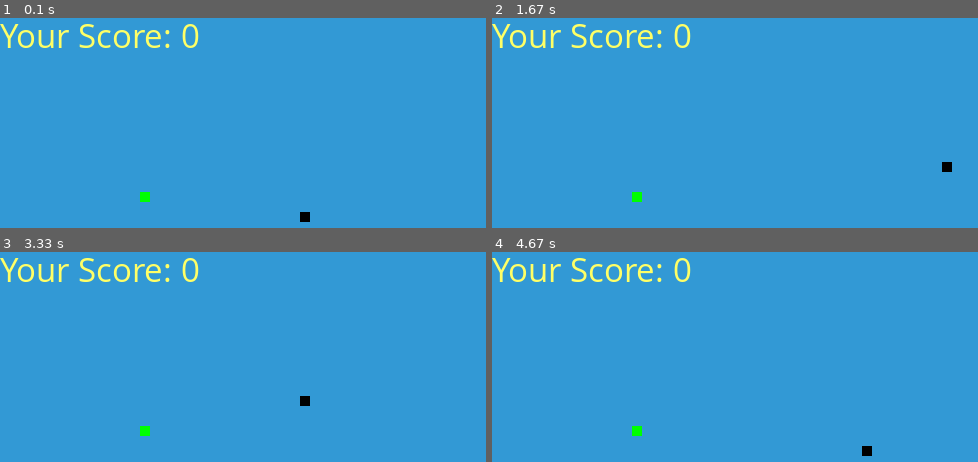
Above: before the commit, frames 1-4 (two rows, left to right).
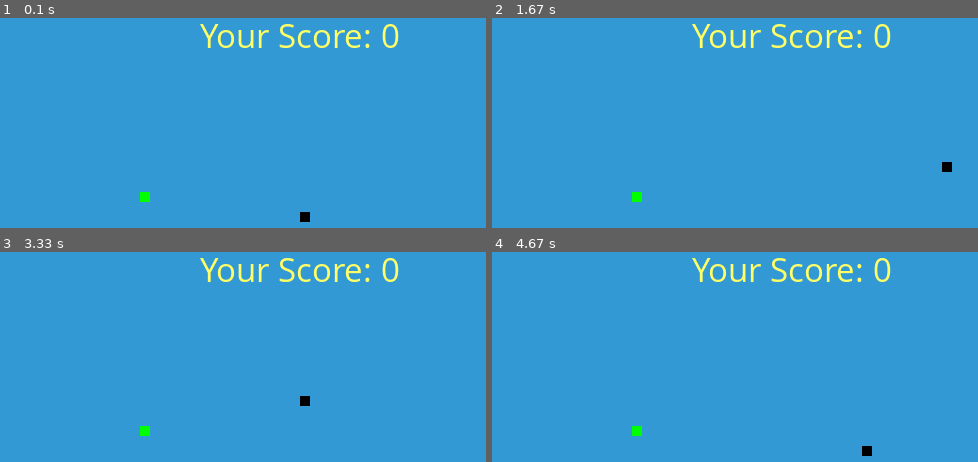
Above: after the commit, the same moments.

Repository: LifeofSwervo/Games
Game: pygame game, started from Snake test/snake.py
Same seed, same stepped clock (60 frames per second), same inputs: the game is played once before the commit and once after it.
Inputs:
- Up to frame 1 (0.1 s): no input
- Up to frame 2 (1.67 s): hold Right 0.33-0.8 s; hold Up 0.83-1.13 s; hold Right 1.17-1.63 s
- Up to frame 3 (3.33 s): hold Left 1.67-2.2 s; hold Down 2.23-2.53 s; hold Left 2.57-2.97 s; hold Up from 3 s (still down)
- Up to frame 4 (4.67 s): release Up at 3.37 s; hold Right 3.4-4.03 s; hold Down 4.07-4.43 s; hold Left from 4.47 s (still down)

The runs differ from the first frame. In frame 1, 2.8% of the frame differs, in the area x 0-83%, y 2-15%; in frame 2, 2.8%; in frame 3, 2.8%; in frame 4, 2.8%.

Commit message:
Score Board
Centered

Diff:
--- a/Snake test/snake.py
+++ b/Snake test/snake.py
@@ -27,7 +27,7 @@
 
 def gameScore(score): #Score
     value = scoreFont.render("Your Score: " + str(score), True, yellow)
-    display.blit(value, [0, 0])
+    display.blit(value, [200, 0])
 
 def ourSnake(snakeBlock, snakeList):
     for x in snakeList:
